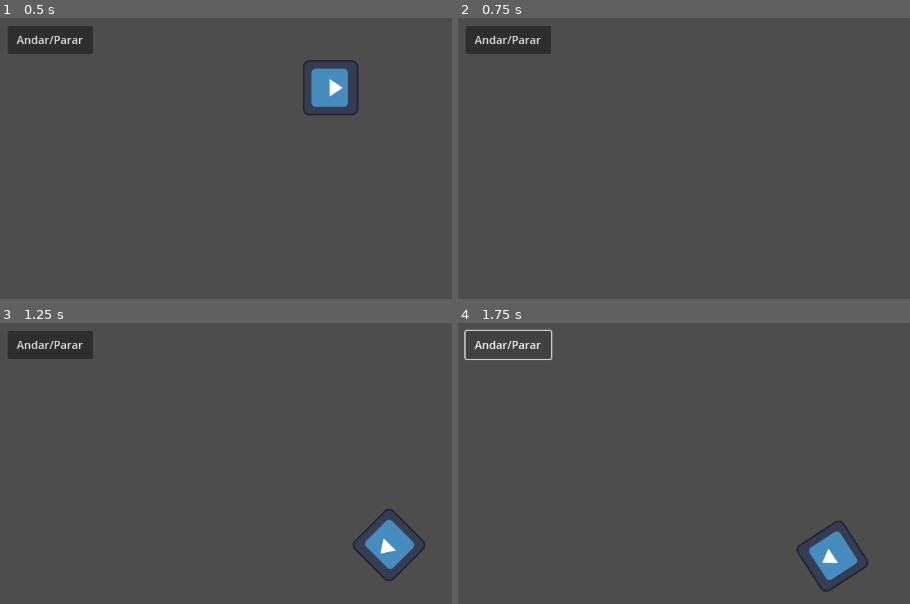
Above: before the commit, frames 1-4 (two rows, left to right).
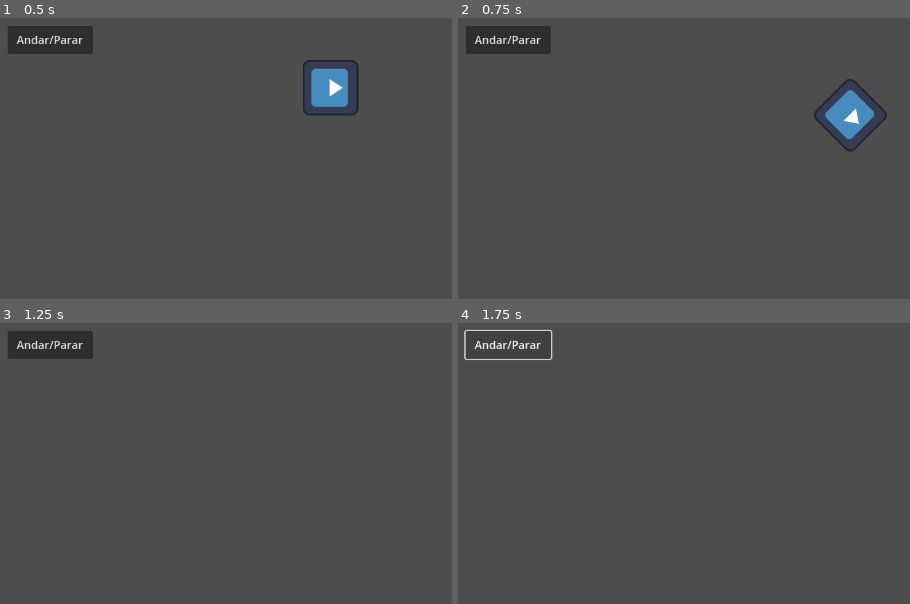
Above: after the commit, the same moments.

Repository: BrendonJoaoDEV/estudo_godot
Game: Godot game, scene res://aula005_sinais/gdscript/node_2d.tscn
Two runs of this game, one before a commit and one after it. Both use one fixed random seed, a clock stepped at 60 frames per second and the inputs below. This scene is started directly instead of the project's main scene. The engine's default icon, where the game draws it, is replaced by a stand-in: a white triangle on a blue panel in a dark square.
Inputs (mouse positions are in pixels of both pictures, inside the frame that each line leads up to):
- Up to frame 1 (0.5 s): no input
- Up to frame 2 (0.75 s): move the mouse to (outside the picture) at 0.52 s; hold Right (ui_right) from 0.53 s (still down)
- Up to frame 3 (1.25 s): keep holding Right (ui_right)
- Up to frame 4 (1.75 s): release Right (ui_right) at 1.25 s; click "Andar/Parar" at 1.25 s

Frame 1 is identical in both runs. In frame 2, 1.5% of the frame differs, in the area x 78-95%, y 21-48%; in frame 3, 1.4%; in frame 4, 1.5%.

Commit message:
# 010 - Correção de bug na aula 005

Diff:
--- a/aula005_sinais/gdscript/node_2d.tscn
+++ b/aula005_sinais/gdscript/node_2d.tscn
@@ -19,7 +19,6 @@
 script = ExtResource("3_dxxkj")
 
 [node name="Timer" type="Timer" parent="Sprite2D"]
-wait_time = 0.024
 autostart = true
 
 [connection signal="pressed" from="Button" to="Sprite2D" method="_on_button_pressed"]
